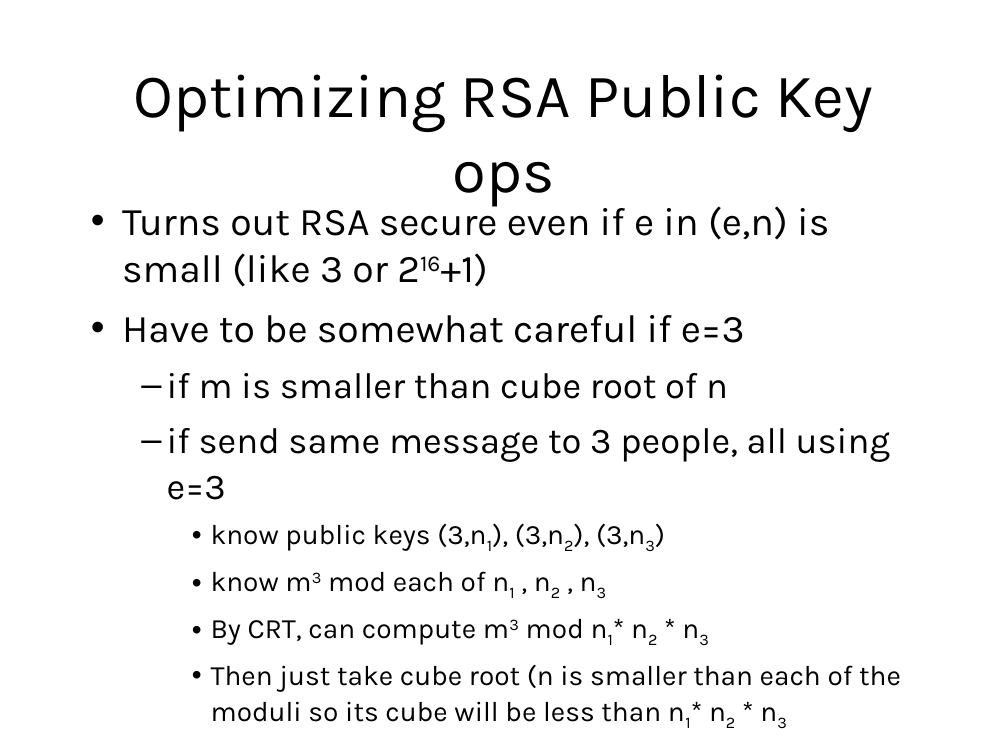
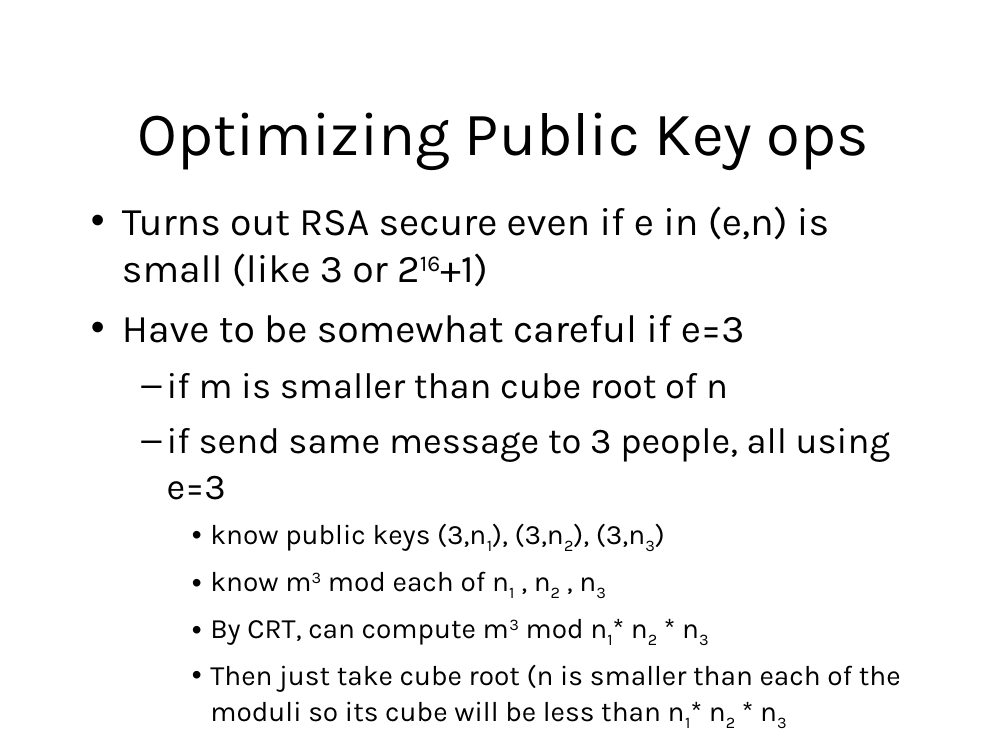
Before and after one commit to sftcd/cs7053, a slide deck: slide 121 of 2016lectures/03-crypto.ppt (slide 118 before the commit). Drawn at 1008x756 pixels with LibreOffice and Linux fonts; fonts in the diff are those of the drawing. Boxes give left, top, right and bottom in pixels: in the first picture for what was removed or moved away, otherwise in the second. Text is boxed around its words. In the diff, an @@ line names an element or a change of style, - is before the commit and + after.

```diff
--- a/2016lectures/03-crypto.ppt
+++ b/2016lectures/03-crypto.ppt
@@ title at box(138, 112, 869, 170): text changed @@
-Optimizing RSA Public Key ops
+Optimizing Public Key ops
@@ text "Turns out RSA secure even ..." at box(122, 206, 901, 722): indent changed @@
```
Also in this commit, not shown: 81 other slides changed, 3 slides added, 1 other file.
